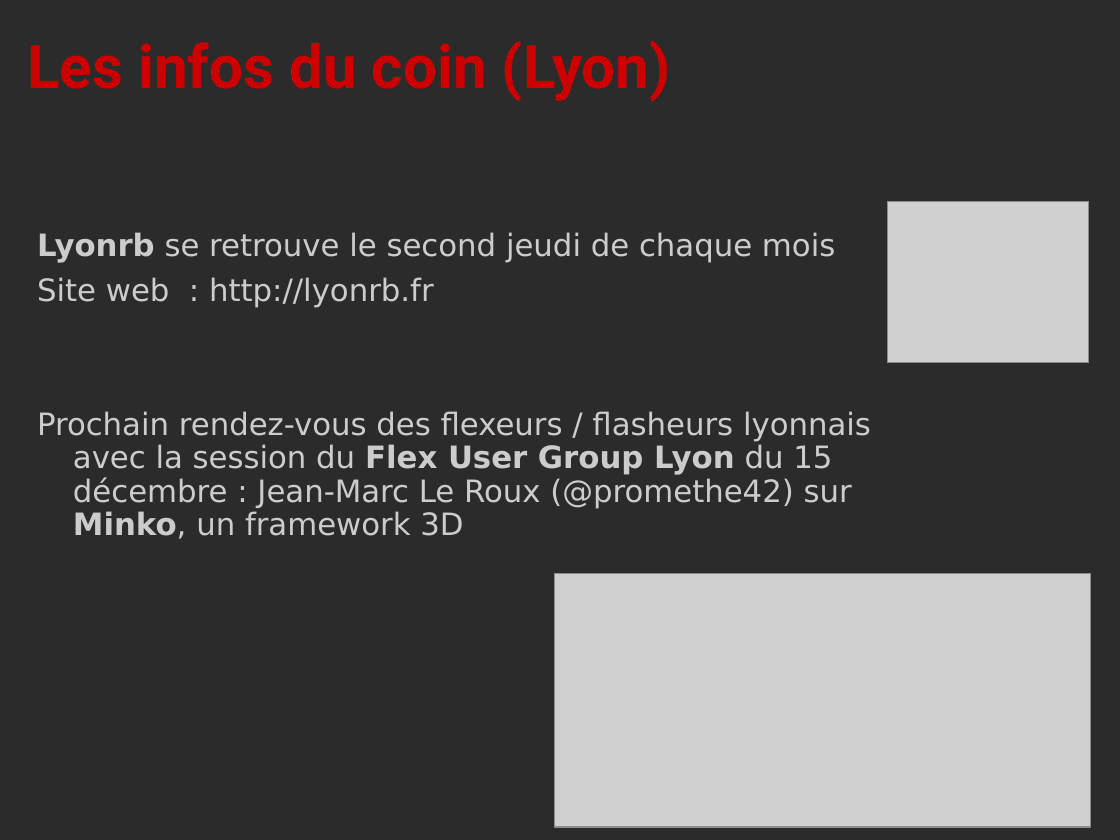
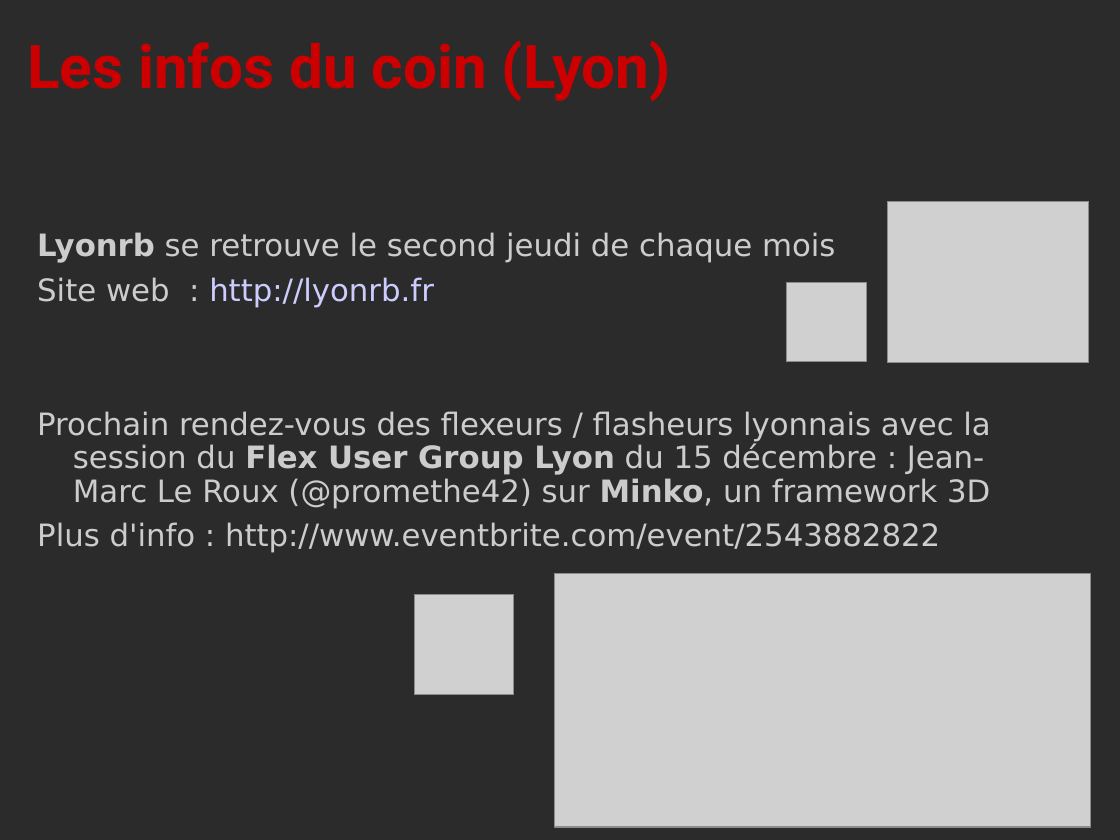
Before and after one commit to DuchessFrance/duchessfr, a slide deck: slide 9 of session/2011/11/DuchessAdvice_events_22november2011.ppt. Drawn at 1120x840 pixels with LibreOffice and Linux fonts; fonts in the diff are those of the drawing; grey boxes stand for pictures; background and template pictures are left out; a plain dark background stands for a picture behind light text. Boxes give left, top, right and bottom in pixels: in the first picture for what was removed or moved away, otherwise in the second. Text is boxed around its words. In the diff, an @@ line names an element or a change of style, - is before the commit and + after.

Commit message:
V4 session 22 novembre 2011 - ajout QRCode

```diff
--- a/session/2011/11/DuchessAdvice_events_22november2011.ppt
+++ b/session/2011/11/DuchessAdvice_events_22november2011.ppt
@@ text at <box>37,232,990,509</box>: text colour #CCCCCC to #CCCCFF in "http://lyonrb.fr"; indent changed @@
@@ picture added at <box>786,282,866,362</box> @@
@@ text at <box>37,522,940,553</box>: paragraph added @@
+Plus d'info : http://www.eventbrite.com/event/2543882822
@@ picture added at <box>414,595,514,695</box> @@
```
Also in this commit, not shown: 1 other slide changed.
